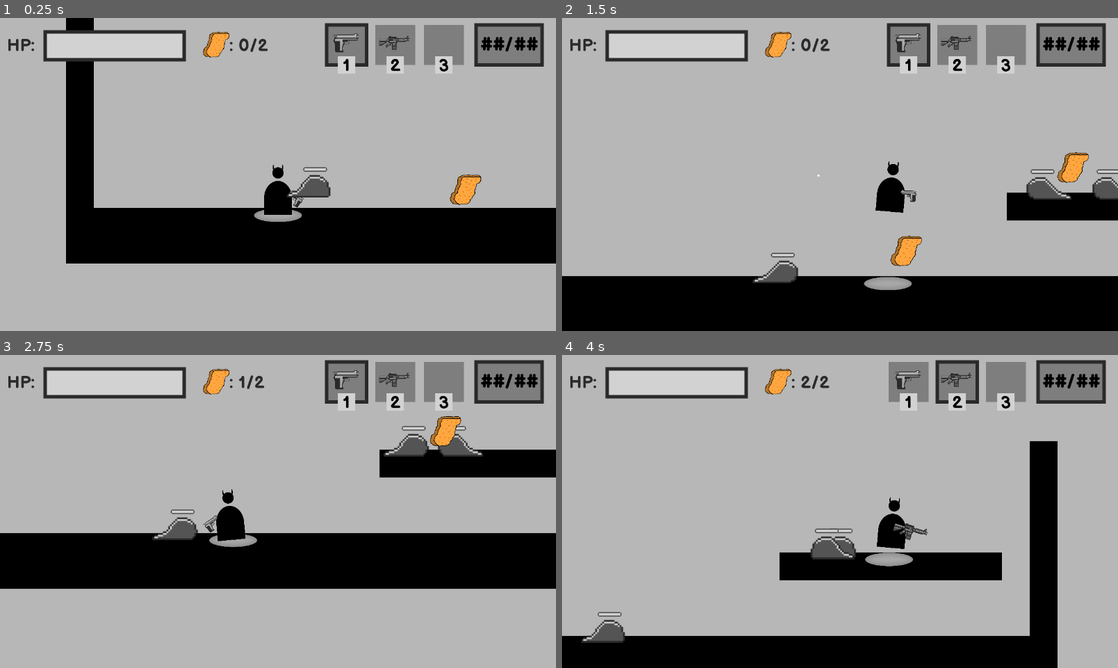
Above: before the commit, frames 1-4 (two rows, left to right).
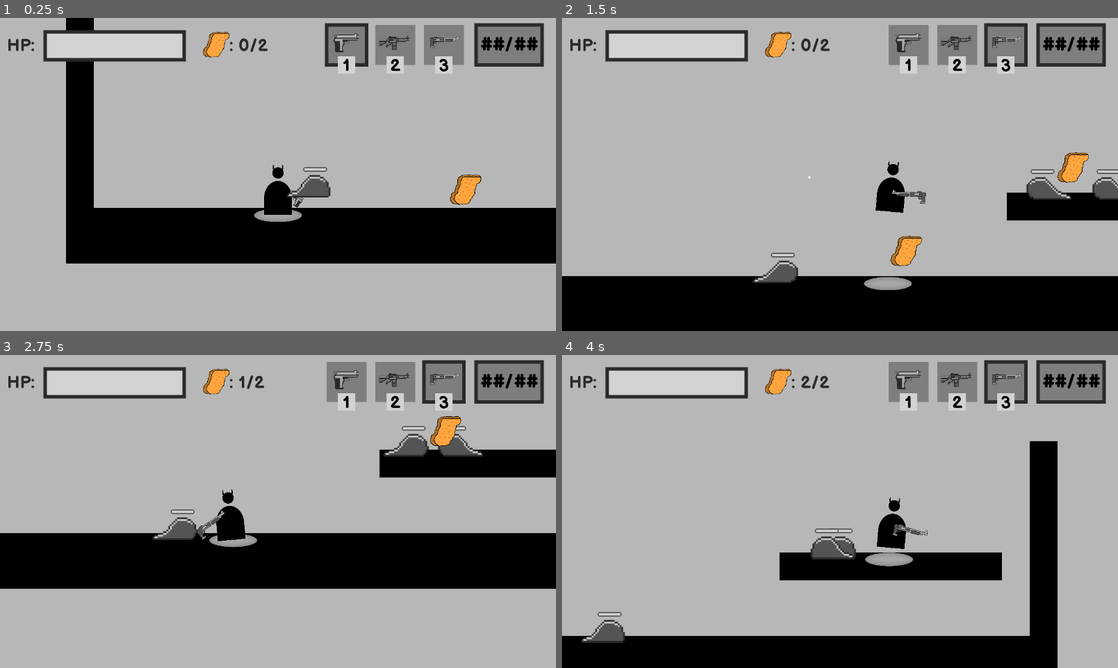
Above: after the commit, the same moments.

Repository: BesterCoder/nuggie-collector
Game: Godot game, scene res://levels/level_001.tscn
The game is run twice, just before and just after one commit, with the same random seed, the same clock (stepped at 60 frames per second) and the same inputs.
Inputs (mouse positions are in pixels of both pictures, inside the frame that each line leads up to):
- Up to frame 1 (0.25 s): no input
- Up to frame 2 (1.5 s): move the mouse to (962, 158) at 0.52 s; hold D (move_right) from 0.53 s (still down); tap 3 (select_shotgun, bound only after the commit) at 0.6 s; tap W (jump) at 0.77 s; move the mouse to (728, 190) at 1.27 s; click (728, 190) at 1.35 s
- Up to frame 3 (2.75 s): tap W (jump) at 1.52 s; tap 3 (select_shotgun, bound only after the commit) at 1.55, 2.3 s; move the mouse to (333, 442) at 2.02 s; release D (move_right) at 2.03 s; hold A (move_left) from 2.03 s (still down); tap 1 (select_pistol) at 2.1 s
- Up to frame 4 (4 s): move the mouse to (812, 574) at 2.77 s; release A (move_left) at 2.78 s; hold D (move_right) from 2.78 s (still down); tap 2 (select_rifle) at 2.85 s; tap W (jump) at 3.02, 3.77 s; tap 3 (select_shotgun, bound only after the commit) at 3.05, 3.6 s; move the mouse to (1006, 558) at 3.52 s

The runs differ from the first frame. In frame 1, less than 0.1% of the frame differs, in the area x 77-83%, y 5-10%; in frame 2, 0.8%; in frame 3, 0.8%; in frame 4, 0.8%, in the area x 59-84%, y 1-60%.

Commit message:
Added initial shotgun weapon

Diff:
--- a/characters/player/Player.gd
+++ b/characters/player/Player.gd
@@ -79,7 +79,7 @@
 
 func _ready():
 	player_halo = get_tree().get_root().find_node("PlayerGroundHalo", true, false)
-	weapons = [$Pistol, $Rifle]
+	weapons = [$Pistol, $Rifle, $Shotgun]
 	current_weapon = weapons[0]
 
 func _physics_process(_delta):
@@ -107,6 +107,8 @@
 		_change_weapon(0)
 	elif Input.is_action_just_pressed("select_rifle"):
 		_change_weapon(1)
+	elif Input.is_action_just_pressed("select_shotgun"):
+		_change_weapon(2)
 
 	velocity.y += GRAVITY
 	velocity = move_and_slide(velocity, Vector2.UP)
--- a/characters/player/Player.tscn
+++ b/characters/player/Player.tscn
@@ -1,9 +1,10 @@
-[gd_scene load_steps=6 format=2]
+[gd_scene load_steps=7 format=2]
 
 [ext_resource path="res://assets/player/player_01.png" type="Texture" id=1]
 [ext_resource path="res://characters/weapons/pistol/Pistol.tscn" type="PackedScene" id=2]
 [ext_resource path="res://characters/player/Player.gd" type="Script" id=3]
 [ext_resource path="res://characters/weapons/rifle/Rifle.tscn" type="PackedScene" id=4]
+[ext_resource path="res://characters/weapons/shotgun/Shotgun.tscn" type="PackedScene" id=5]
 
 [sub_resource type="CapsuleShape2D" id=1]
 radius = 88.0
@@ -32,3 +33,8 @@
 visible = false
 position = Vector2( 115, 109.5 )
 scale = Vector2( 0.8, 0.8 )
+
+[node name="Shotgun" parent="." instance=ExtResource( 5 )]
+visible = false
+position = Vector2( 112, 120 )
+scale = Vector2( 0.3, 0.3 )
--- a/characters/player/PlayerHUD.gd
+++ b/characters/player/PlayerHUD.gd
@@ -29,7 +29,7 @@
 	player.connect("weapon_chagned", self, "_on_weapon_changed")
 
 	# Weapons need to be in the same order as in Player.gd
-	hud_weapons = [$Pistol, $Rifle]
+	hud_weapons = [$Pistol, $Rifle, $Shotgun]
 
 func _update_nuggie_text():
 	var text = ": %d/%d" % [nuggies_collected, nuggie_count]
--- a/characters/player/PlayerHUD.tscn
+++ b/characters/player/PlayerHUD.tscn
@@ -8,6 +8,7 @@
 [ext_resource path="res://assets/hud/player_health_border.png" type="Texture" id=6]
 [ext_resource path="res://characters/player/PlayerHUD.gd" type="Script" id=7]
 [ext_resource path="res://assets/weapons/rifle/riflev01.png" type="Texture" id=8]
+[ext_resource path="res://assets/weapons/shotgun/shotgunv01.png" type="Texture" id=9]
 
 [sub_resource type="DynamicFont" id=1]
 size = 40
@@ -135,6 +136,9 @@
 texture = ExtResource( 8 )
 expand = true
 stretch_mode = 5
+__meta__ = {
+"_edit_use_anchors_": false
+}
 
 [node name="Shotgun" type="ColorRect" parent="."]
 margin_left = 976.0
@@ -177,6 +181,18 @@
 text = "3
 "
 align = 1
+__meta__ = {
+"_edit_use_anchors_": false
+}
+
+[node name="Gun" type="TextureRect" parent="Shotgun"]
+margin_left = 12.0
+margin_top = 24.0
+margin_right = 84.0
+margin_bottom = 64.0
+texture = ExtResource( 9 )
+expand = true
+stretch_mode = 5
 __meta__ = {
 "_edit_use_anchors_": false
 }
--- /dev/null
+++ b/characters/weapons/shotgun/Shotgun.gd
@@ -0,0 +1,18 @@
+extends Sprite
+
+export var weapon_bullet: PackedScene
+
+
+func shoot():
+	var point_position = $BulletPoint.global_position
+	# TODO: cleaner way to change the y position when weapon is flipped
+	if self.flip_v:
+		$BulletPoint.position.y *= -1
+		point_position = $BulletPoint.global_position
+		$BulletPoint.position.y *= -1
+
+	var new_bullet = weapon_bullet.instance()
+	new_bullet.initialize((get_global_mouse_position() - global_position).normalized())
+	new_bullet.global_position = point_position
+
+	get_tree().current_scene.add_child(new_bullet)
--- /dev/null
+++ b/characters/weapons/shotgun/Shotgun.tscn
@@ -0,0 +1,13 @@
+[gd_scene load_steps=4 format=2]
+
+[ext_resource path="res://assets/weapons/shotgun/shotgunv01.png" type="Texture" id=1]
+[ext_resource path="res://characters/weapons/shotgun/Shotgun.gd" type="Script" id=2]
+[ext_resource path="res://characters/weapons/bullet/PlayerBullet.tscn" type="PackedScene" id=3]
+
+[node name="Shotgun" type="Sprite"]
+texture = ExtResource( 1 )
+script = ExtResource( 2 )
+weapon_bullet = ExtResource( 3 )
+
+[node name="BulletPoint" type="Node2D" parent="."]
+position = Vector2( 536, -112 )
--- a/project.godot
+++ b/project.godot
@@ -59,6 +59,11 @@
 "events": [ Object(InputEventKey,"resource_local_to_scene":false,"resource_name":"","device":0,"alt":false,"shift":false,"control":false,"meta":false,"command":false,"pressed":false,"scancode":50,"unicode":0,"echo":false,"script":null)
  ]
 }
+select_shotgun={
+"deadzone": 0.5,
+"events": [ Object(InputEventKey,"resource_local_to_scene":false,"resource_name":"","device":0,"alt":false,"shift":false,"control":false,"meta":false,"command":false,"pressed":false,"scancode":51,"unicode":0,"echo":false,"script":null)
+ ]
+}
 
 [layer_names]
 
Binary file added: assets/weapons/shotgun/shotgunv01.png
Not shown, added: assets/weapons/shotgun/shotgunv01.png.import
Not shown: 1 places in characters/player/PlayerHUD.tscn that only renumber resources
